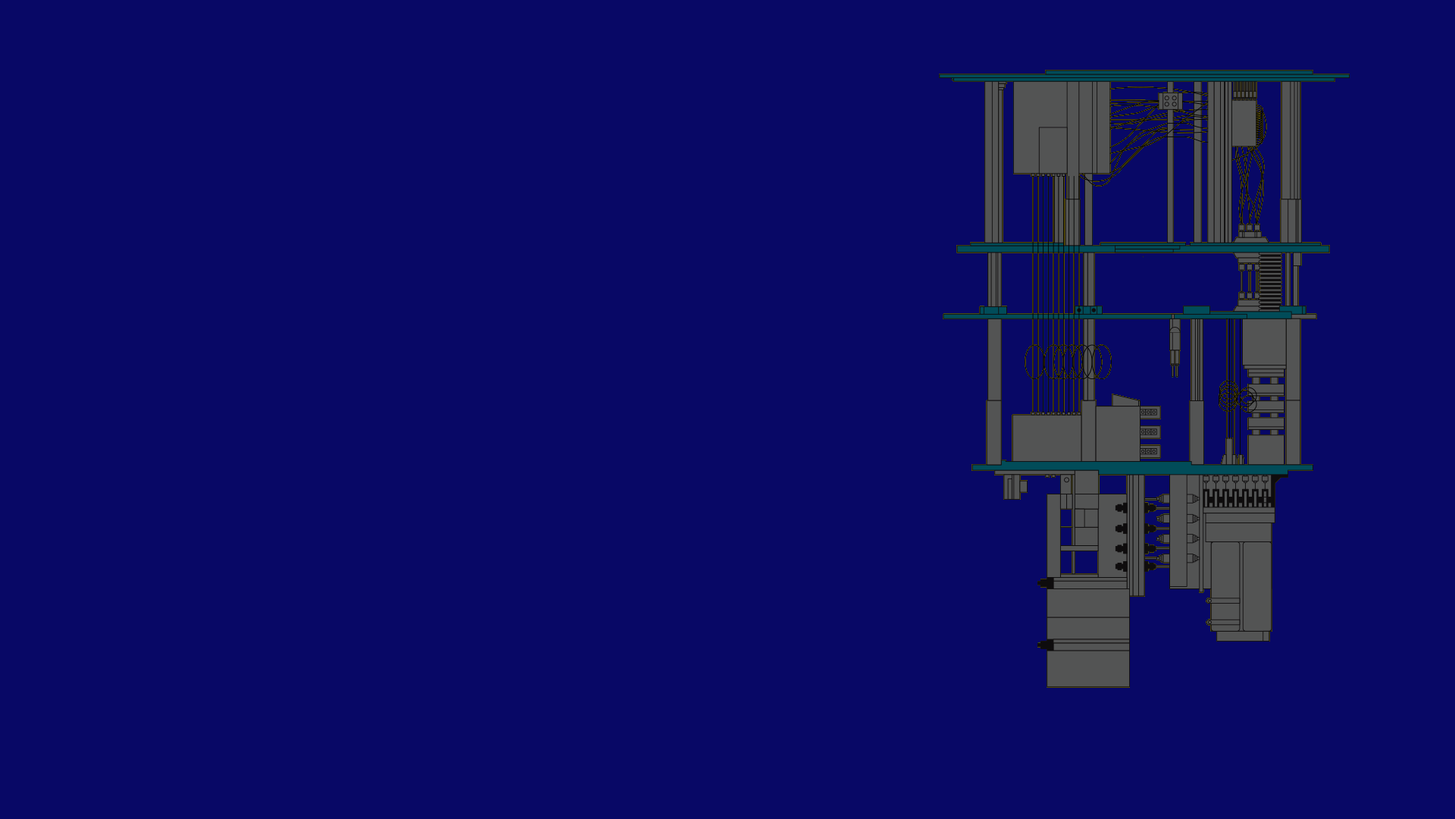
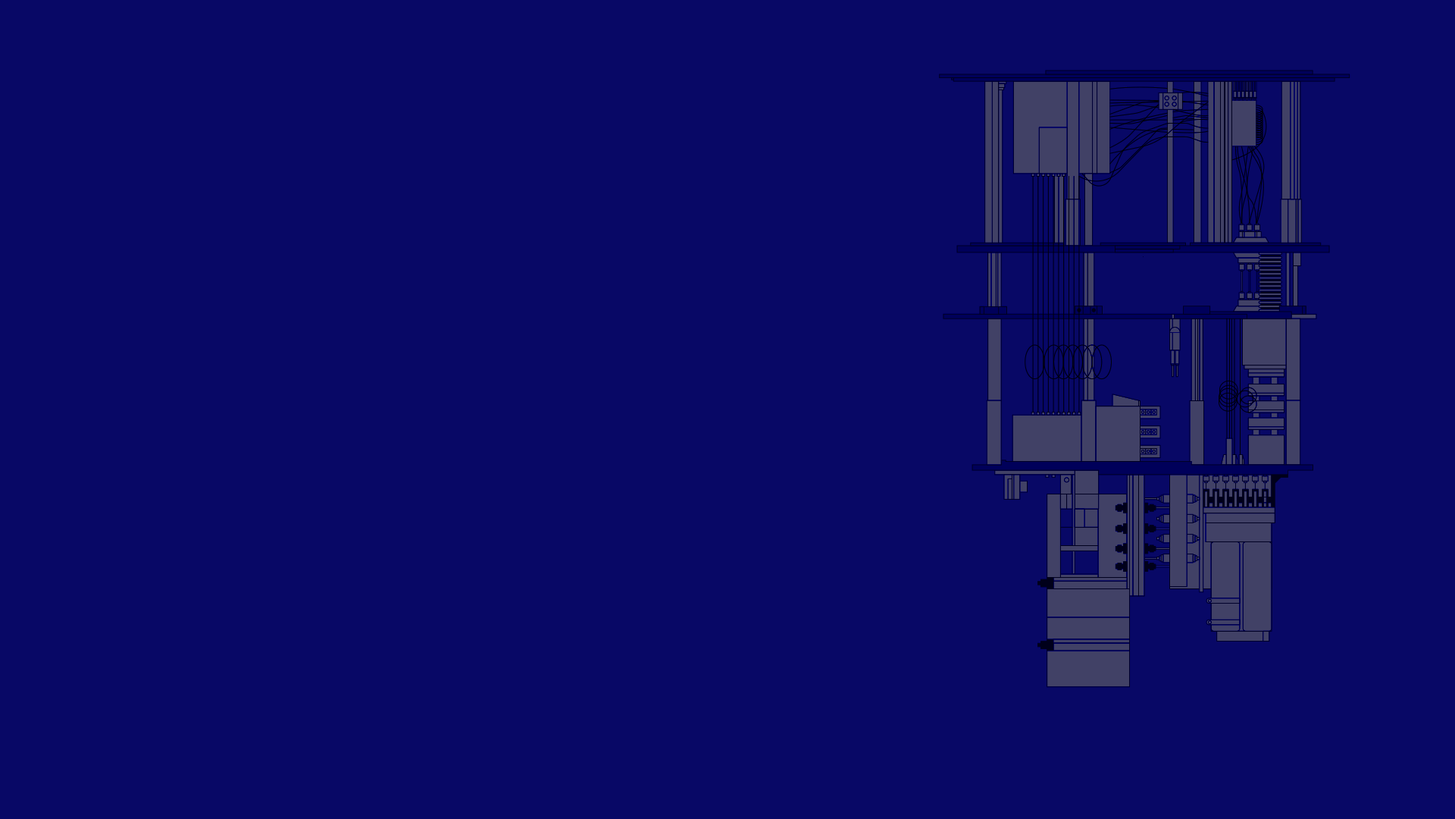
Before/after of a 1455px x 819px layered artwork. What changed in the layer stack:
painted on "Layer 1" over [939, 69, 1351, 688]
